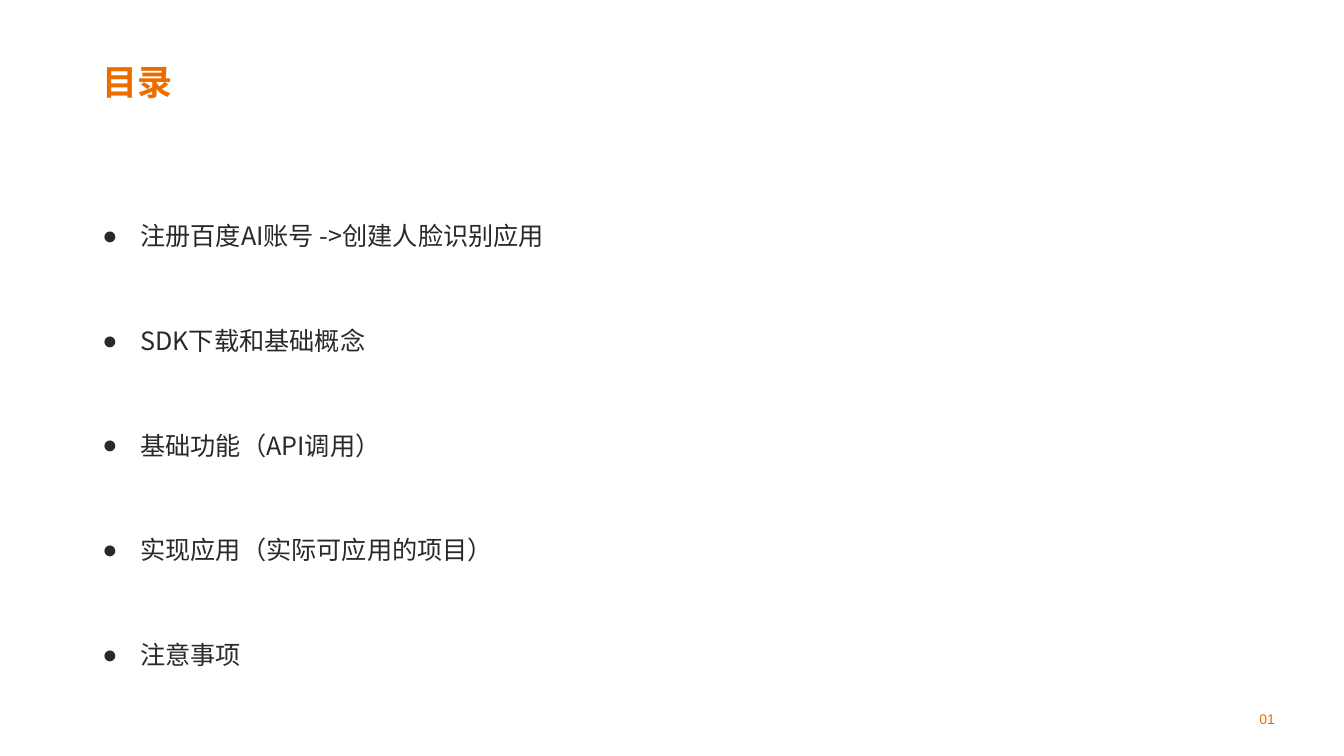
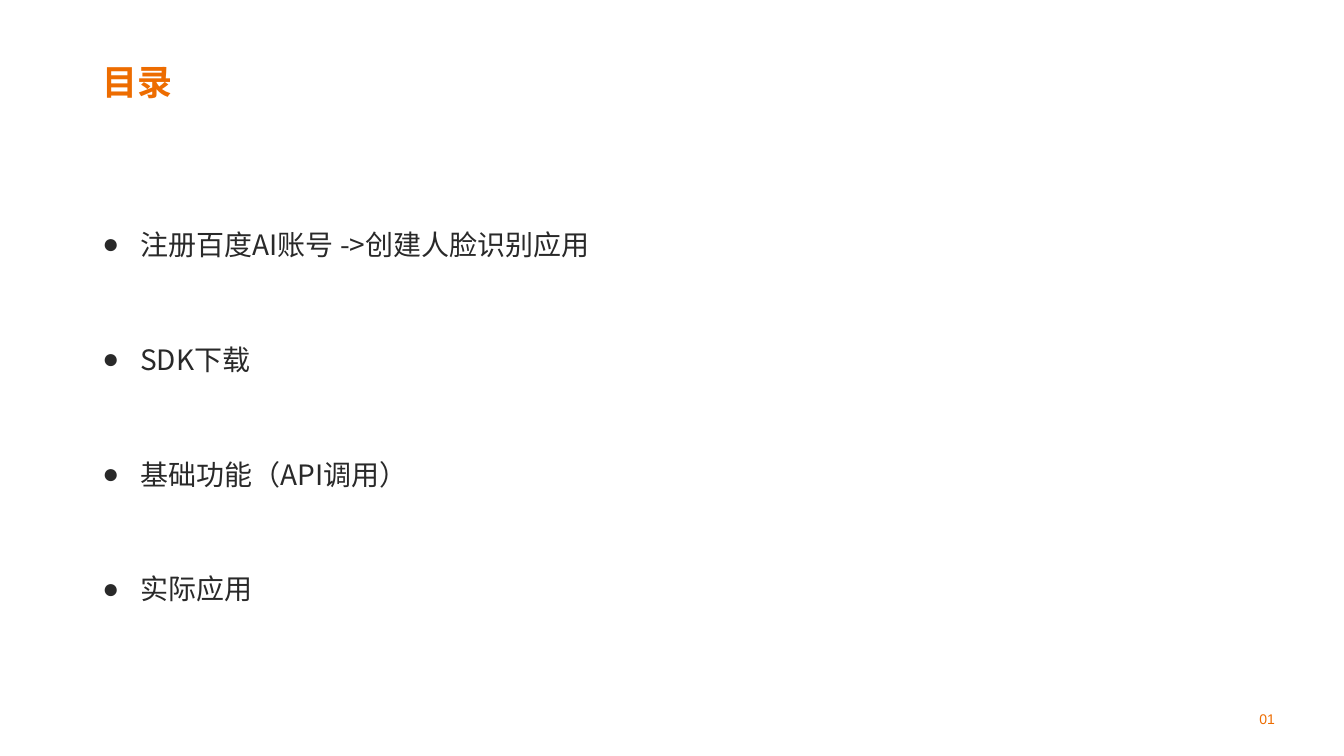
Before and after one commit to XiuyeXYE/BaiDuAI, a slide deck: slide 2 of BaiduAI.pptx. Drawn at 1344x756 pixels with LibreOffice and Linux fonts; fonts in the diff are those of the drawing; background and template pictures are left out. Boxes give left, top, right and bottom in pixels: in the first picture for what was removed or moved away, otherwise in the second. Text is boxed around its words. In the diff, an @@ line names an element or a change of style, - is before the commit and + after.

```diff
--- a/BaiduAI.pptx
+++ b/BaiduAI.pptx
@@ text at bbox=[140, 231, 590, 488]: size 18 to 20 pt in "注册百度AI账号 ->创建人脸识别应用", "基础功能（API调用）" @@
@@ text at bbox=[140, 346, 250, 373]: text changed; size 18 to 20 pt @@
-● SDK下载和基础概念
+● SDK下载
@@ text at bbox=[140, 575, 252, 602]: text changed; size 18 to 20 pt @@
-● 实现应用（实际可应用的项目）
-● 注意事项
+● 实际应用
```
Also in this commit, not shown: 5 other slides changed, 7 slides added, 5 slides removed, 5 other files.
